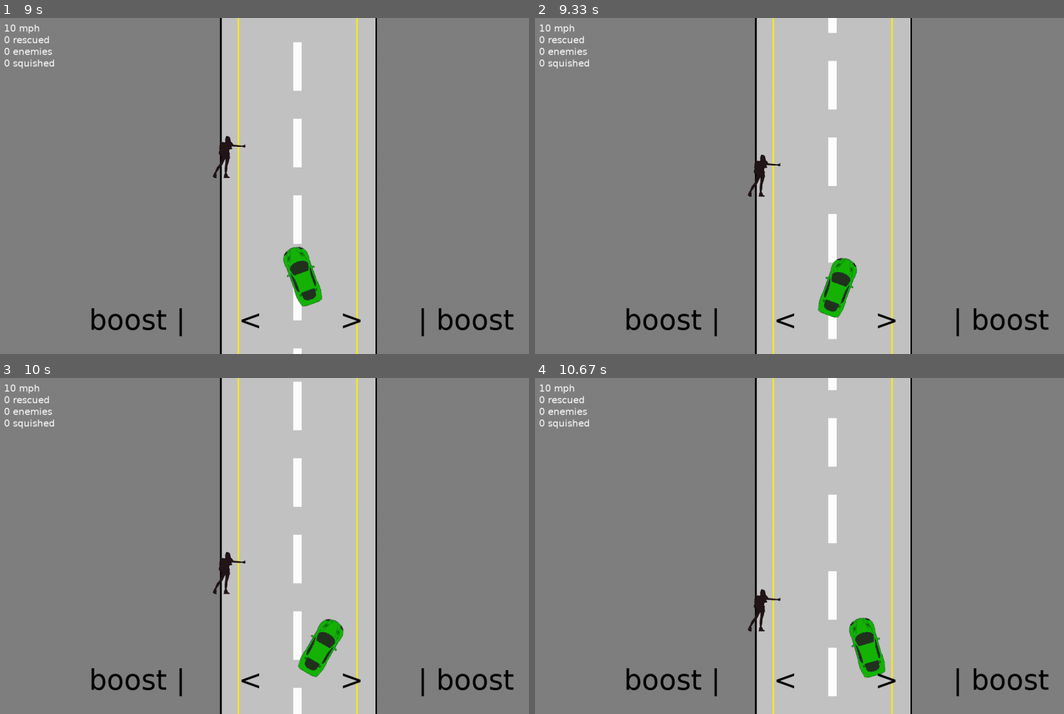
Above: before the commit, frames 1-4 (two rows, left to right).
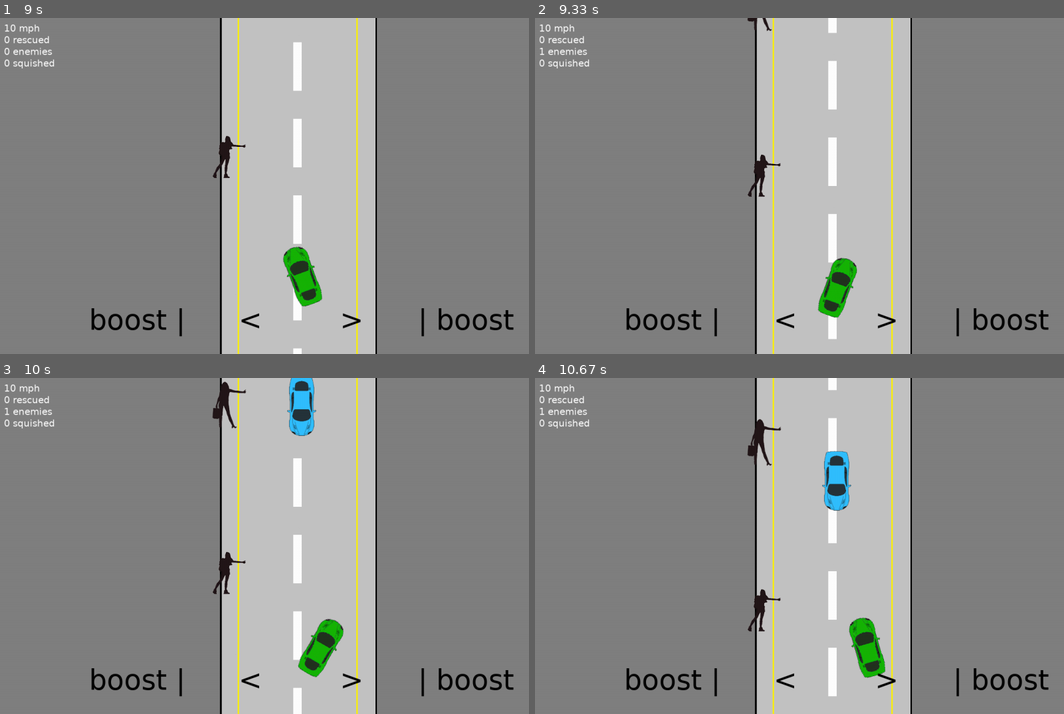
Above: after the commit, the same moments.

Repository: ronrothjr/battleship
Game: pygame game, started from tutorials/scroller/hitcher.py
Two runs of this game, one before a commit and one after it. Both use one fixed random seed, a clock stepped at 60 frames per second and the inputs below.
Inputs (mouse positions are in pixels of both pictures, inside the frame that each line leads up to):
- Up to frame 1 (9 s): tap P at 1.83 s; hold Left 2.17-2.7 s; move the mouse to (386, 68) at 2.2 s; click "boost |" at 2.78 s; hold Left 3.07-3.47 s; move the mouse to (312, 71) at 3.1 s; hold Up 3.5-3.87 s; move the mouse to (84, 175) at 3.53 s; tap Space at 3.57, 3.97, 4.27, 4.63, 4.93, 5.13, 5.43, 5.63, 5.97, 6.27, 6.47, 6.77, 7.03, 7.33, 7.47, 7.87, 8.17, 8.53, 8.83 s; hold Right 3.9-4.53 s; move the mouse to (306, 219) at 3.93 s; hold Left 4.57-5.03 s; move the mouse to (280, 128) at 4.6 s; hold Right 5.07-5.53 s; move the mouse to (454, 239) at 5.1 s; hold Up 5.57-5.87 s; move the mouse to (201, 75) at 5.6 s; hold Right 5.9-6.37 s; move the mouse to (454, 155) at 5.93 s; hold Left 6.4-6.93 s; move the mouse to (68, 112) at 6.43 s; hold Left 6.97-7.37 s; move the mouse to (518, 159) at 7 s; hold Up 7.4-7.77 s; move the mouse to (423, 125) at 7.43 s; hold Right 7.8-8.43 s; move the mouse to (507, 253) at 7.83 s; hold Left 8.47-8.93 s; move the mouse to (116, 71) at 8.5 s; hold Right from 8.97 s (still down)
- Up to frame 2 (9.33 s): keep holding Right; move the mouse to (857, 172) at 9 s; tap Space at 9.03 s
- Up to frame 3 (10 s): tap Space at 9.33, 9.53, 9.87 s; release Right at 9.43 s; hold Up 9.47-9.77 s; move the mouse to (132, 582) at 9.5 s; hold Right from 9.8 s (still down); move the mouse to (169, 485) at 9.83 s
- Up to frame 4 (10.67 s): tap Space at 10.17, 10.37 s; release Right at 10.27 s; hold Left from 10.3 s (still down); move the mouse to (741, 643) at 10.33 s

Frame 1 is identical in both runs. In frame 2, less than 0.1% of the frame differs, in the area x 0-45%, y 0-12%; in frame 3, 1.1%; in frame 4, 1.1%, in the area x 0-60%, y 8-40%.

Commit message:
sounds pause, fade, and stop

Diff:
--- a/tutorials/scroller/game.py
+++ b/tutorials/scroller/game.py
@@ -12,10 +12,6 @@
         self.on_init()
 
     def on_init(self):
-        now = self.settings.pg.time.get_ticks()
-        self.last_spawn_enemy = now
-        self.last_inc_speed = now
-        self.last_spawn_hitchhiker = now
         self.bg_placement = self.settings.tile_height * -1
         self.settings.pg.mouse.set_pos((int(self.settings.screen_width * 0.5), int(self.settings.screen_height * 0.8)))
 
@@ -26,19 +22,27 @@
         self.settings.display.blit(instructions, ( int(self.settings.screen_width / 2) - 400, int(self.settings.screen_height / 2) - 80) )
         self.settings.pg.display.update()
         time.sleep(2)
-        self.settings.pg.mixer.Sound(self.settings.get_path('sounds', 'traffic.wav')).play()
+        self.settings.pg.mixer.stop()
+        self.traffic = self.settings.pg.mixer.Sound(self.settings.get_path('sounds', 'traffic.wav'))
+        self.traffic.play(fade_ms=5000)
         self.P1 = Player(self.settings)
         self.settings.all_sprites.add(self.P1)
+        now = self.settings.pg.time.get_ticks()
+        self.last_spawn_enemy = now
+        self.last_inc_speed = now
+        self.last_spawn_hitchhiker = now
 
     def on_pause(self, now):
         self.last_spawn_enemy = now - self.last_spawn_enemy
         self.last_inc_speed = now - self.last_inc_speed
         self.last_spawn_hitchhiker = now - self.last_spawn_hitchhiker
+        self.settings.pg.mixer.pause()
 
     def on_unpause(self, now):
         self.last_spawn_enemy = now - self.last_spawn_enemy
         self.last_inc_speed = now - self.last_inc_speed
         self.last_spawn_hitchhiker = now - self.last_spawn_hitchhiker
+        self.settings.pg.mixer.unpause()
 
     def on_loop(self, now, move):
         alive = True
@@ -163,35 +167,30 @@
 
     def handle_crash(self):
         self.settings.pg.mixer.Sound(self.settings.get_path('sounds', 'crash.wav')).play()
-        time.sleep(0.5)
-        self.settings.display.fill(self.settings.red)
-        self.settings.display.blit(self.settings.game_over, ( int(self.settings.screen_width / 2) - 150, int(self.settings.screen_height / 2) - 80) )
-        self.settings.pg.display.update()
-        for entity in self.settings.all_sprites:
-            entity.kill()
-        time.sleep(3)
+        pos = ( int(self.settings.screen_width / 2) - 150, int(self.settings.screen_height / 2) - 80)
+        self.display_kill_and_fade(self.settings.red, self.settings.game_over, pos)
 
     def squished(self):
         return self.settings.squished >= self.settings.squish
 
     def handle_squished(self):
-        time.sleep(0.5)
-        self.settings.display.fill(self.settings.red)
         got_squished = self.settings.font_medium.render(f"{self.settings.squished} hitchhiker{'' if self.settings.squished == 1 else 's'} got squished :(", True, self.settings.black)
-        self.settings.display.blit(got_squished, ( int(self.settings.screen_width / 2) - 150, int(self.settings.screen_height / 2) - 80) )
-        self.settings.pg.display.update()
-        for entity in self.settings.all_sprites:
-            entity.kill()
-        time.sleep(2)
+        pos = ( int(self.settings.screen_width / 2) - 200, int(self.settings.screen_height / 2) - 80)
+        self.display_kill_and_fade(self.settings.red, got_squished, pos)
 
     def level_up(self):
         return self.settings.rescued >= self.settings.rescue
 
     def handle_level_up(self):
+        pos = ( int(self.settings.screen_width / 2) - 150, int(self.settings.screen_height / 2) - 80)
+        self.display_kill_and_fade(self.settings.green, self.settings.level_up, pos)
+
+    def display_kill_and_fade(self, color: tuple, surface, pos: tuple):
         time.sleep(0.5)
-        self.settings.display.fill(self.settings.green)
-        self.settings.display.blit(self.settings.level_up, ( int(self.settings.screen_width / 2) - 150, int(self.settings.screen_height / 2) - 80) )
+        self.settings.display.fill(color)
+        self.settings.display.blit(surface, pos)
         self.settings.pg.display.update()
         for entity in self.settings.all_sprites:
             entity.kill()
-        time.sleep(2)
+        self.traffic.fadeout(2500)
+        time.sleep(3)
--- a/tutorials/scroller/settings.py
+++ b/tutorials/scroller/settings.py
@@ -22,12 +22,12 @@
         self.screen_height = self.info.current_h
 
         self.levels = [
-            {'level': 1, 'speed': 5, 'max': 8, 'lanes': 2, 'rescue': 4, 'squish': 1},
-            {'level': 2, 'speed': 5, 'max': 8, 'lanes': 3, 'rescue': 5, 'squish': 2},
-            {'level': 3, 'speed': 5, 'max': 9, 'lanes': 4, 'rescue': 7, 'squish': 3},
-            {'level': 4, 'speed': 6, 'max': 9, 'lanes': 5, 'rescue': 10, 'squish': 4},
-            {'level': 5, 'speed': 6, 'max': 10, 'lanes': 6, 'rescue': 12, 'squish': 5},
-            {'level': 6, 'speed': 6, 'max': 10, 'lanes': 7, 'rescue': 15, 'squish': 6}
+            {'level': 1, 'speed': 5, 'max': 7, 'lanes': 2, 'rescue': 4, 'squish': 1},
+            {'level': 2, 'speed': 5, 'max': 7, 'lanes': 3, 'rescue': 5, 'squish': 2},
+            {'level': 3, 'speed': 6, 'max': 8, 'lanes': 4, 'rescue': 7, 'squish': 3},
+            {'level': 4, 'speed': 6, 'max': 8, 'lanes': 5, 'rescue': 10, 'squish': 4},
+            {'level': 5, 'speed': 7, 'max': 9, 'lanes': 6, 'rescue': 12, 'squish': 5},
+            {'level': 6, 'speed': 7, 'max': 9, 'lanes': 7, 'rescue': 15, 'squish': 6}
         ]
         self.left_shoulder_width = 41
         self.right_shoulder_width = 45
@@ -37,9 +37,9 @@
         self.tile_height = 164
         self.turn_radius = 30
         self.fps = 60
-        self.spawn_enemy = 10000
-        self.inc_speed = 15000
-        self.spawn_hitchhiker = 5000
+        self.spawn_enemy = 6000
+        self.inc_speed = 12000
+        self.spawn_hitchhiker = 3000
 
         self.display = self.pg.display.set_mode((self.screen_width, self.screen_height), pg.FULLSCREEN | pg.RESIZABLE)
         self.display.fill(self.white)
